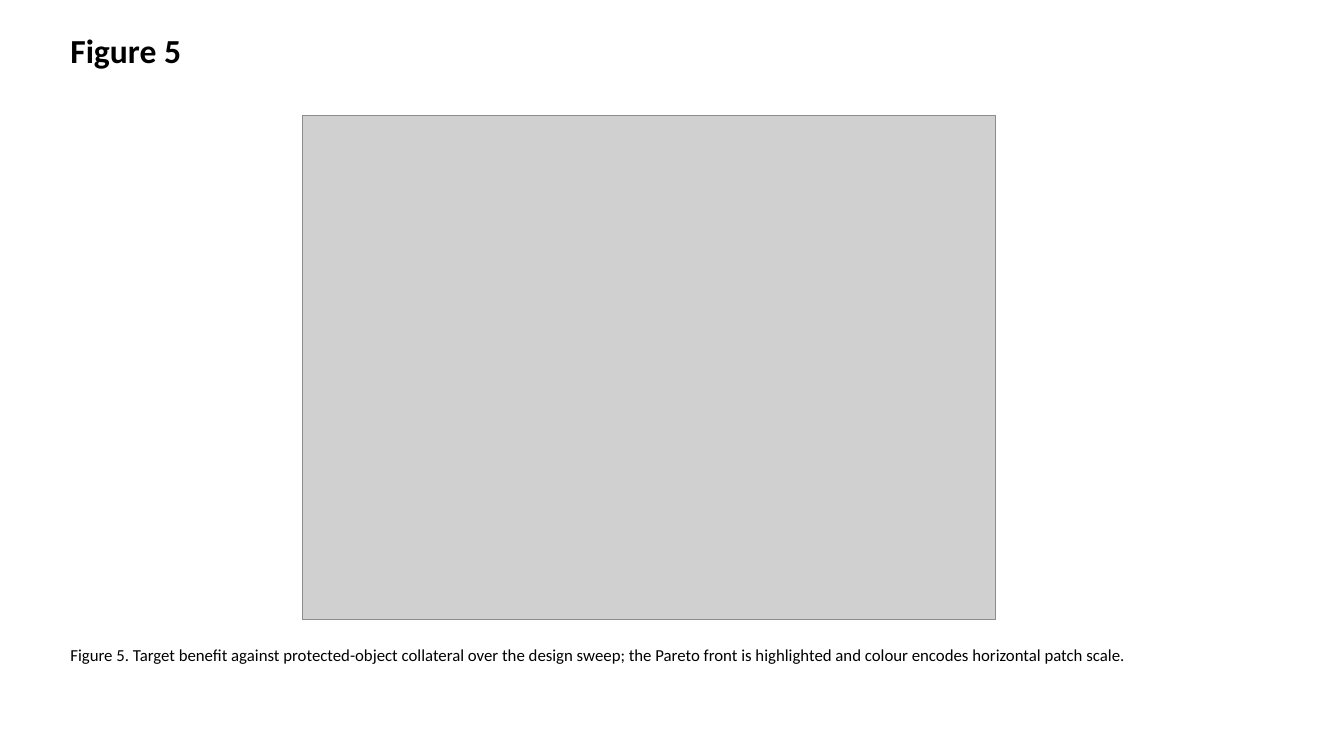
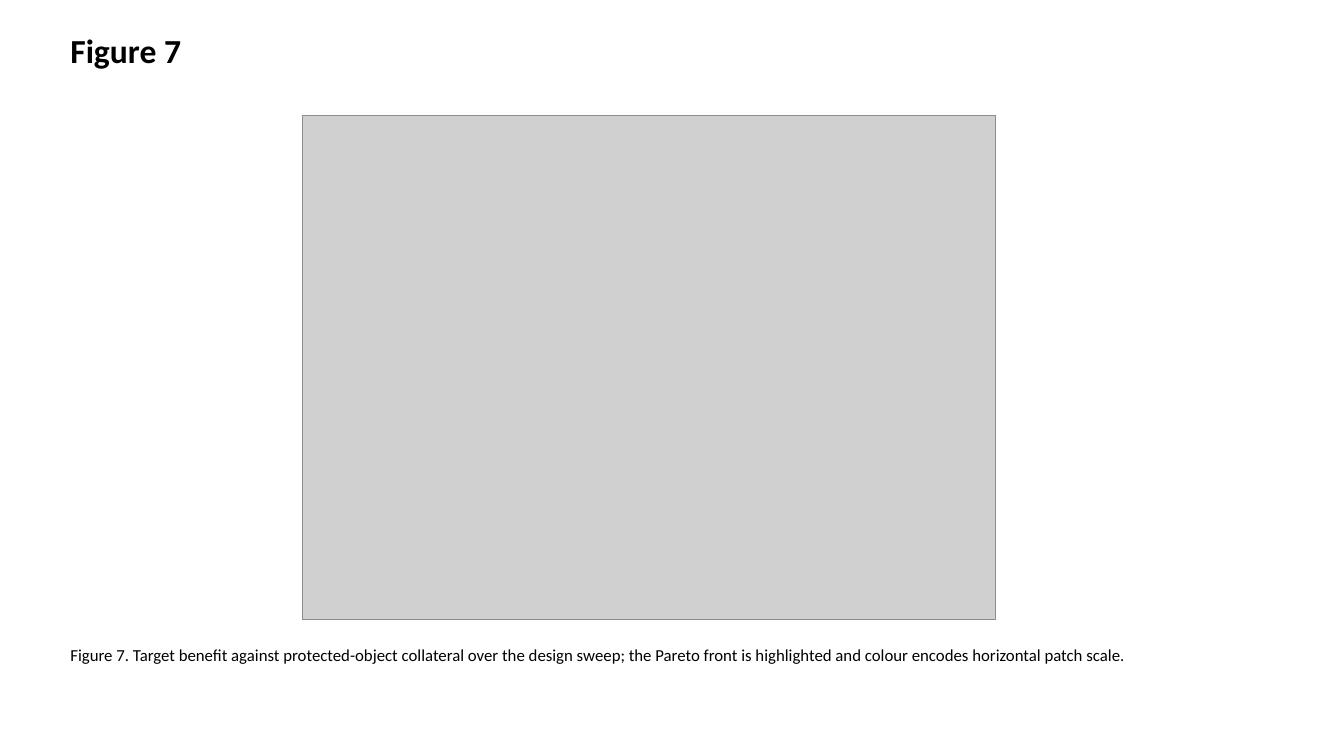
Before and after one commit to bougtoir/thermosphere-debris-selective-decay, a slide deck: slide 9 of manuscript/manuscript_figures.pptx. Drawn at 1344x756 pixels with LibreOffice and Linux fonts; fonts in the diff are those of the drawing; grey boxes stand for pictures. Boxes give left, top, right and bottom in pixels: in the first picture for what was removed or moved away, otherwise in the second. Text is boxed around its words. In the diff, an @@ line names an element or a change of style, - is before the commit and + after.

```diff
--- a/manuscript/manuscript_figures.pptx
+++ b/manuscript/manuscript_figures.pptx
@@ text at [70, 39, 181, 69]: text changed @@
-Figure 5
+Figure 7
@@ text at [70, 649, 1124, 664]: text changed @@
-Figure 5. Target benefit against protected-object collateral over the design sweep; the Pareto front is highlighted and colour encodes horizontal patch scale.
+Figure 7. Target benefit against protected-object collateral over the design sweep; the Pareto front is highlighted and colour encodes horizontal patch scale.
```
Also in this commit, not shown: 6 other slides changed, 20 other files.
